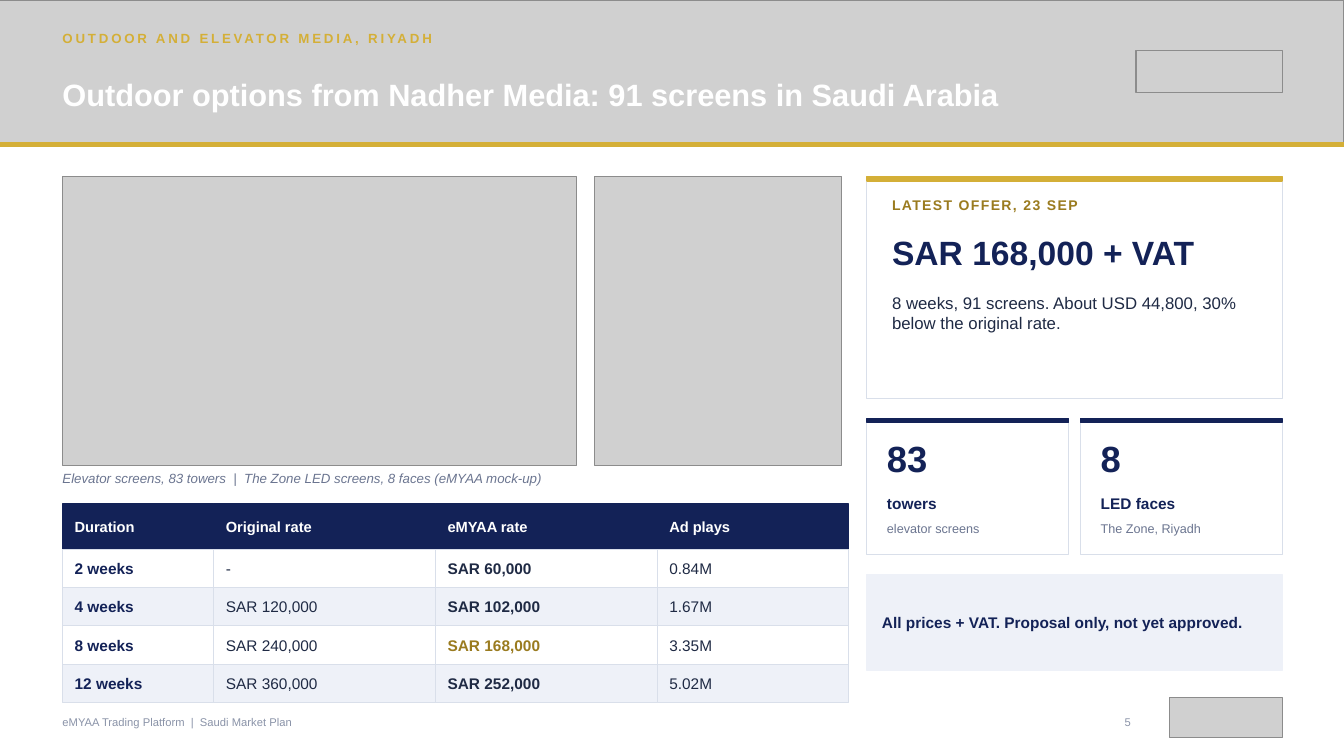
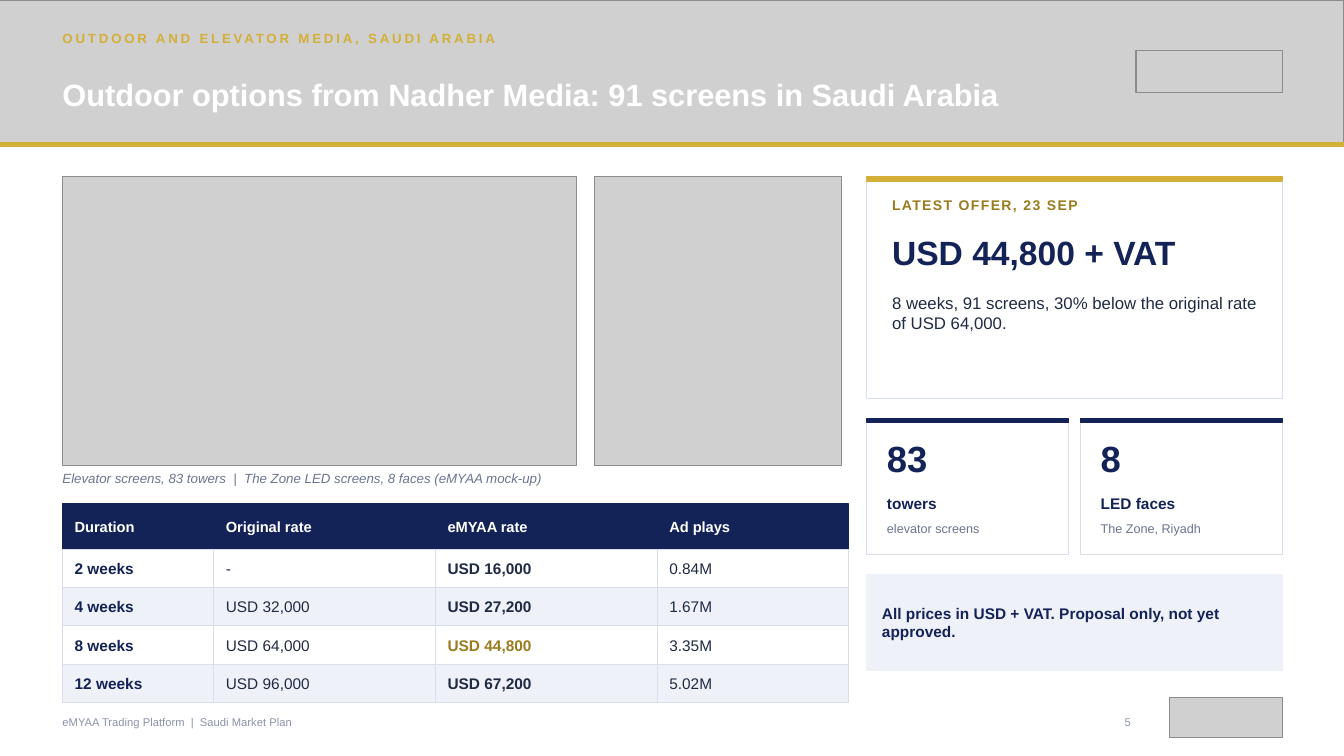
Before and after one commit to hatemmsc-ops/HatemIsa_202508993_IT9002_NLP_Project, a slide deck: slide 5 of emyaa-ceo-deck/output/vision-bank/eMYAA_Saudi_Market_Plan_-_Vision_Bank.pptx. Drawn at 1344x756 pixels with LibreOffice and Linux fonts; fonts in the diff are those of the drawing; grey boxes stand for pictures. Boxes give left, top, right and bottom in pixels: in the first picture for what was removed or moved away, otherwise in the second. Text is boxed around its words. In the diff, an @@ line names an element or a change of style, - is before the commit and + after.

```diff
--- a/emyaa-ceo-deck/output/vision-bank/eMYAA_Saudi_Market_Plan_-_Vision_Bank.pptx
+++ b/emyaa-ceo-deck/output/vision-bank/eMYAA_Saudi_Market_Plan_-_Vision_Bank.pptx
@@ text at (63, 30, 1071, 52): text changed @@
-OUTDOOR AND ELEVATOR MEDIA, RIYADH
+OUTDOOR AND ELEVATOR MEDIA, SAUDI ARABIA
@@ text at (892, 241, 1175, 271): text changed @@
-SAR 168,000 + VAT
+USD 44,800 + VAT
@@ text at (892, 297, 1257, 331): text changed @@
-8 weeks, 91 screens. About USD 44,800, 30% below the original rate.
+8 weeks, 91 screens, 30% below the original rate of USD 64,000.
@@ text at (448, 563, 531, 577): text changed @@
-SAR 60,000
+USD 16,000
@@ text at (226, 601, 310, 614): text changed @@
-SAR 120,000
+USD 32,000
@@ text at (448, 601, 531, 615): text changed @@
-SAR 102,000
+USD 27,200
@@ text at (882, 608, 1219, 641): text changed @@
-All prices + VAT. Proposal only, not yet approved.
+All prices in USD + VAT. Proposal only, not yet approved.
@@ text at (226, 640, 310, 653): text changed @@
-SAR 240,000
+USD 64,000
@@ text at (448, 640, 531, 654): text changed @@
-SAR 168,000
+USD 44,800
@@ text at (226, 678, 310, 691): text changed @@
-SAR 360,000
+USD 96,000
@@ text at (448, 678, 531, 692): text changed @@
-SAR 252,000
+USD 67,200
```
Also in this commit, not shown: 2 other slides changed, 2 other files.
